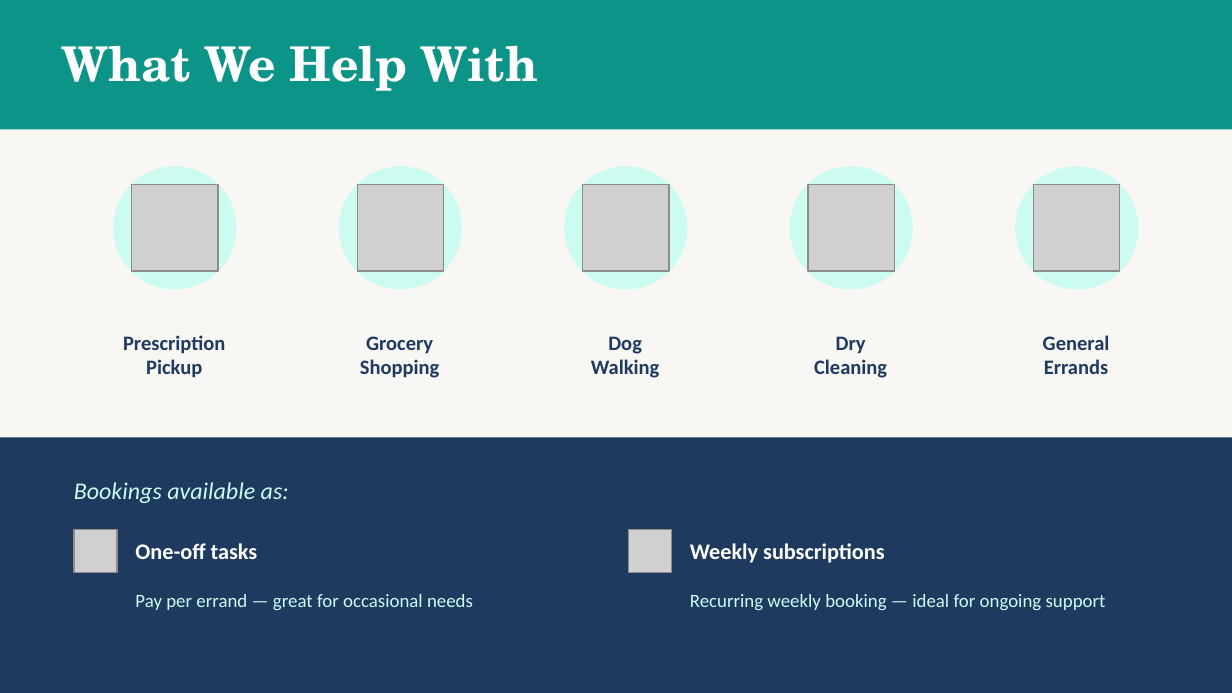
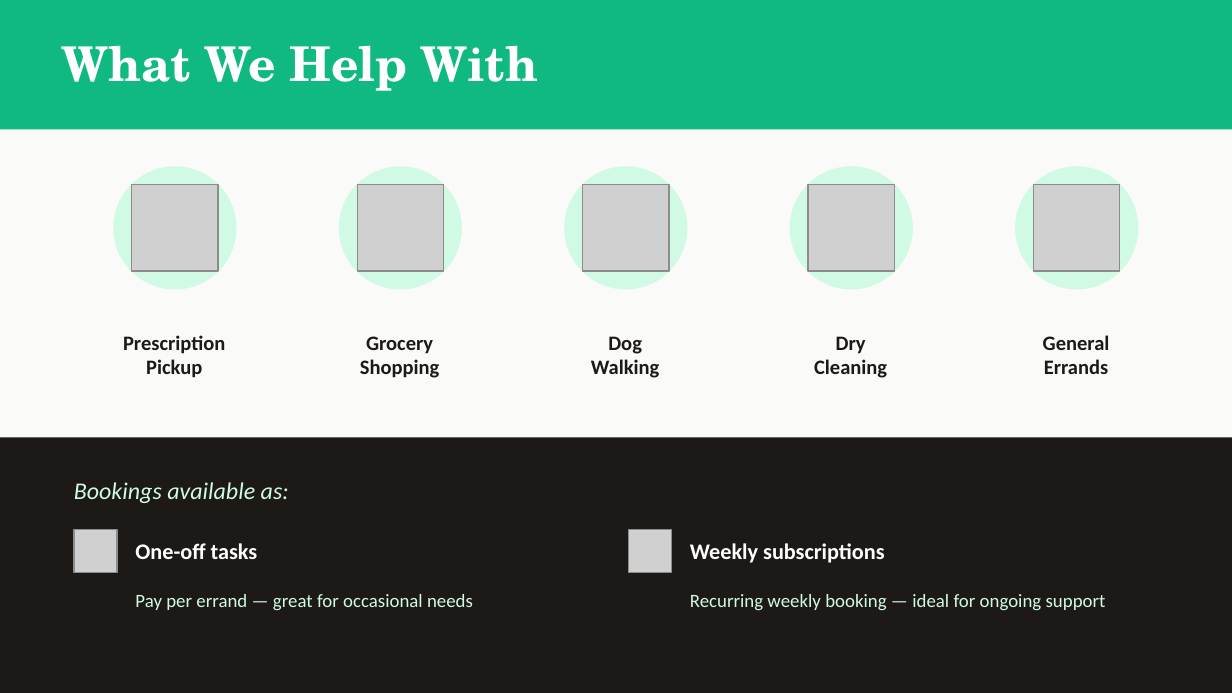
Before and after one commit to Temi-Peters/Errand-Buddy, a slide deck: slide 5 of errand-buddy-deck.pptx. Drawn at 1232x693 pixels with LibreOffice and Linux fonts; fonts in the diff are those of the drawing; grey boxes stand for pictures. Boxes give left, top, right and bottom in pixels: in the first picture for what was removed or moved away, otherwise in the second. Text is boxed around its words. In the diff, an @@ line names an element or a change of style, - is before the commit and + after.

```diff
--- a/errand-buddy-deck.pptx
+++ b/errand-buddy-deck.pptx
@@ background #F8F7F4 to #FAFAF9 @@
@@ rectangle at (0, 0, 1232, 129): fill #0D9488 to #10B981 @@
@@ text colour #1E3A5F to #1C1917 in 5 elements at (123, 335, 225, 378), (360, 336, 439, 378), (591, 336, 660, 378), (814, 336, 887, 378), (1043, 335, 1110, 374) @@
@@ rectangle at (0, 437, 1232, 693): fill #1E3A5F to #1C1917 @@
@@ text colour #CCFBF1 to #D1FAE5 in 3 elements at (74, 482, 289, 503), (135, 594, 473, 610), (690, 594, 1106, 611) @@
```
Also in this commit, not shown: 8 other slides changed, 8 other files.
